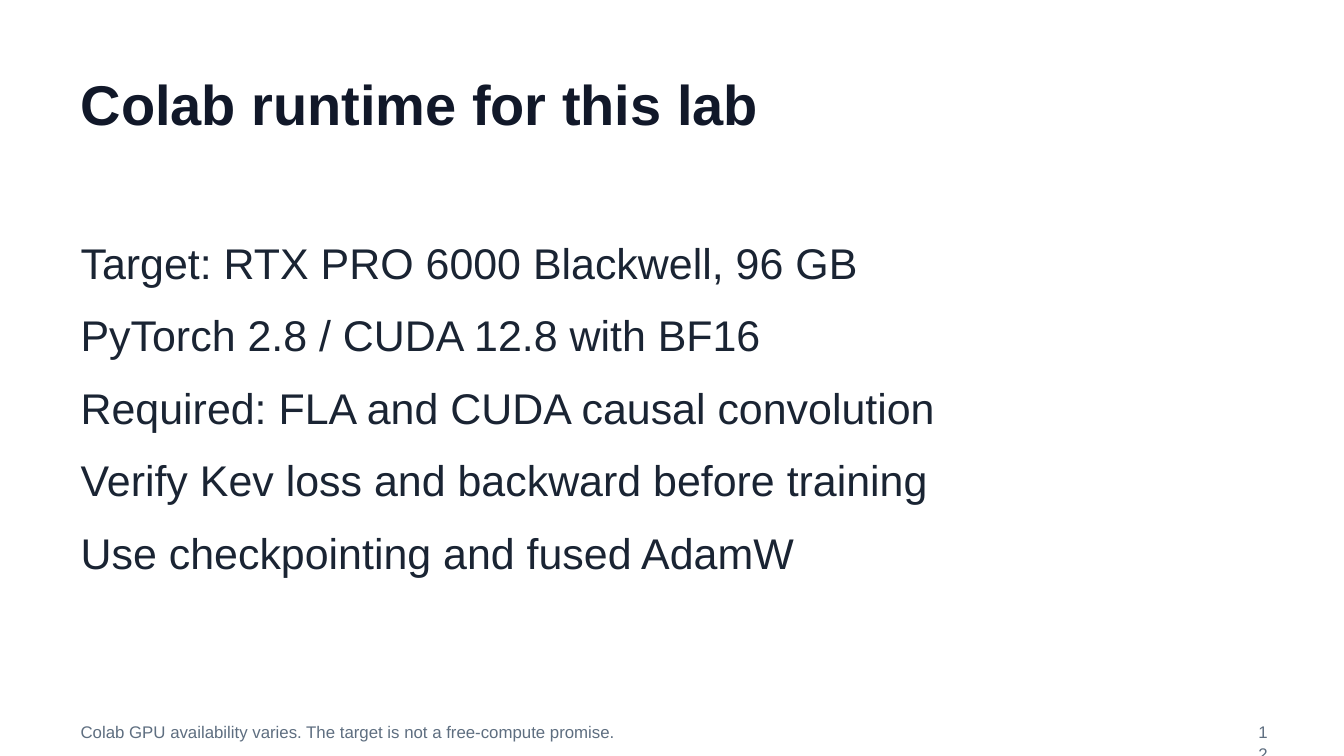
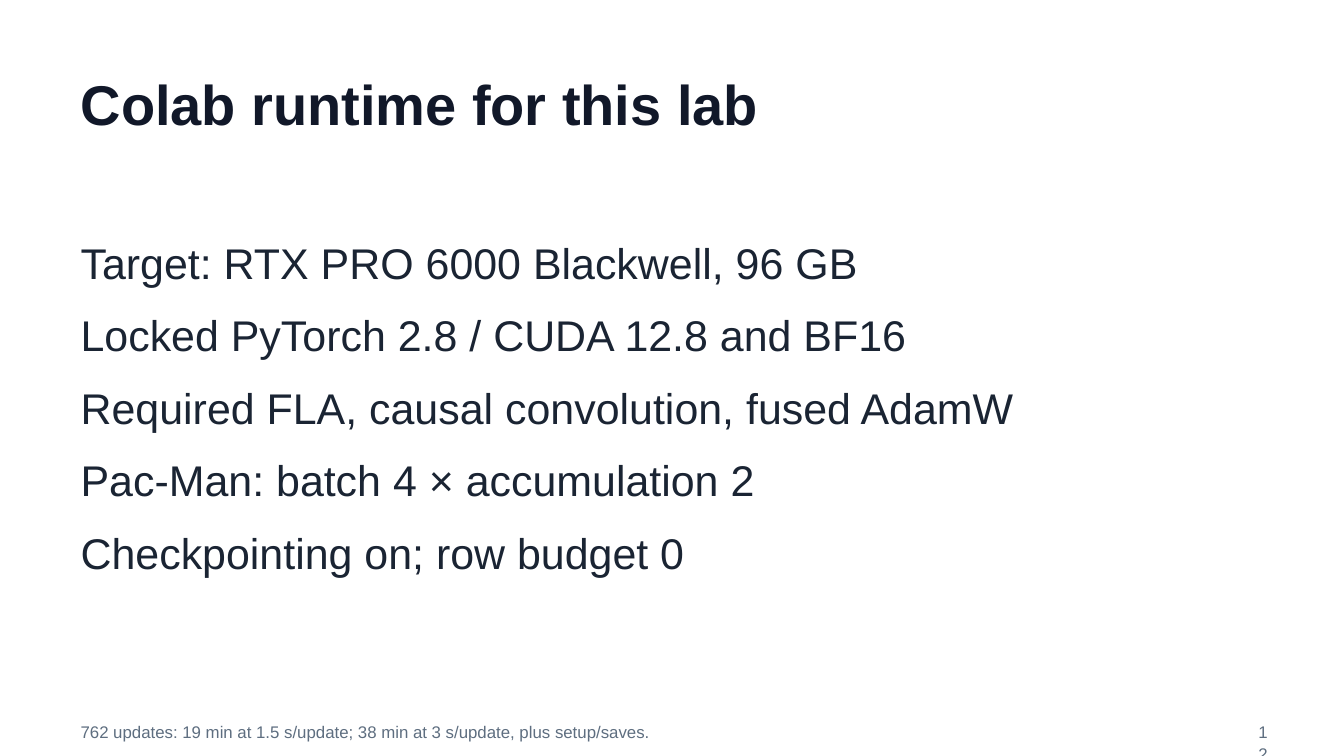
Before and after one commit to huixu11/QPlusLearning, a slide deck: slide 12 of labs/lab-01-kev-pacman/slides/pacman-lab.pptx. Drawn at 1344x756 pixels with LibreOffice and Linux fonts; fonts in the diff are those of the drawing. Boxes give left, top, right and bottom in pixels: in the first picture for what was removed or moved away, otherwise in the second. Text is boxed around its words. In the diff, an @@ line names an element or a change of style, - is before the commit and + after.

```diff
--- a/labs/lab-01-kev-pacman/slides/pacman-lab.pptx
+++ b/labs/lab-01-kev-pacman/slides/pacman-lab.pptx
@@ text at (81, 320, 1014, 577): text changed @@
-PyTorch 2.8 / CUDA 12.8 with BF16
-Required: FLA and CUDA causal convolution
-Verify Kev loss and backward before training
-Use checkpointing and fused AdamW
+Locked PyTorch 2.8 / CUDA 12.8 and BF16
+Required FLA, causal convolution, fused AdamW
+Pac-Man: batch 4 × accumulation 2
+Checkpointing on; row budget 0
@@ text at (81, 726, 649, 742): text changed @@
-Colab GPU availability varies. The target is not a free-compute promise.
+762 updates: 19 min at 1.5 s/update; 38 min at 3 s/update, plus setup/saves.
```
Also in this commit, not shown: 10 other slides changed, 7 other files.
